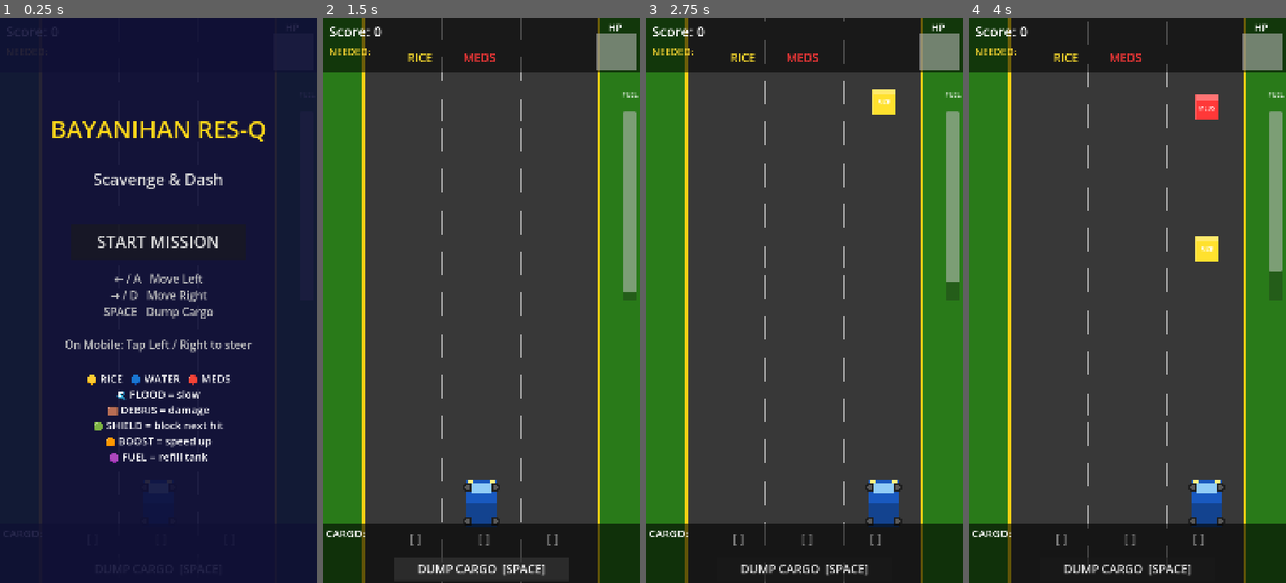
Above: before the commit, frames 1-4 (left to right).
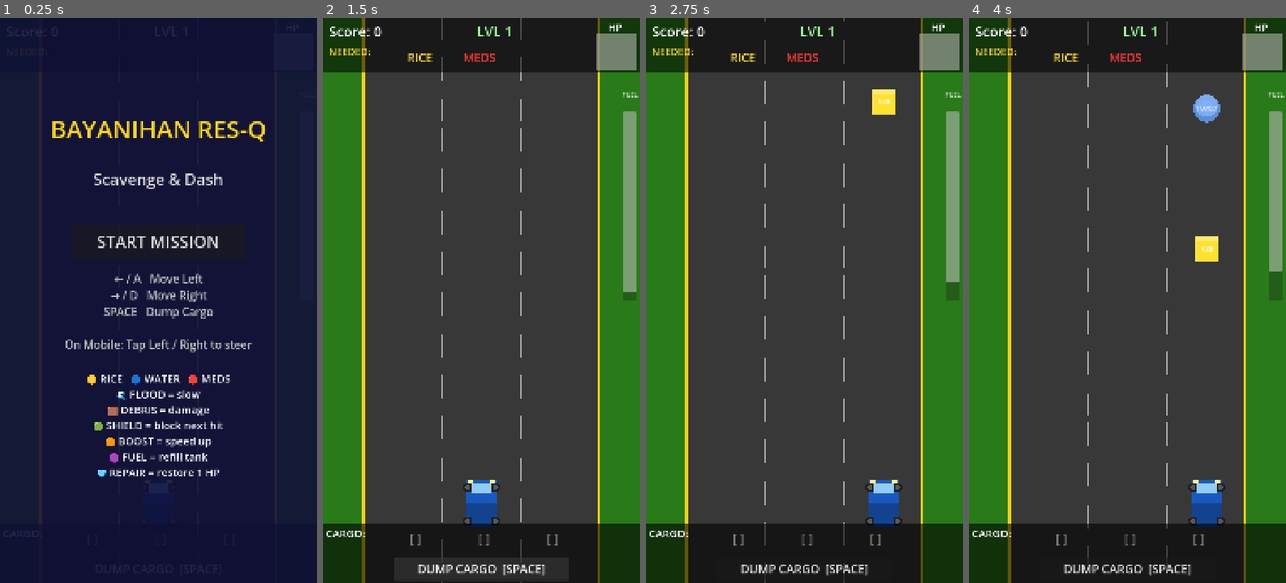
Above: after the commit, the same moments.

Repository: HoplyXD/bayanihan-res-q
Game: Godot game, scene res://main.tscn
Two runs of this game, one before a commit and one after it. Both use one fixed random seed, a clock stepped at 60 frames per second and the inputs below.
Inputs (mouse positions are in pixels of both pictures, inside the frame that each line leads up to):
- Up to frame 1 (0.25 s): no input
- Up to frame 2 (1.5 s): click "START MISSION" at 0.5 s; click "DUMP CARGO [SPACE]" at 1.25 s
- Up to frame 3 (2.75 s): tap Enter at 2 s; move the mouse to (874, 272) at 2.02 s; hold D from 2.03 s (still down); click (874, 272) at 2.17 s; tap Space at 2.27 s
- Up to frame 4 (4 s): move the mouse to (1064, 328) at 2.77 s; release D at 2.78 s; hold A 2.78-3.53 s; click (1064, 328) at 2.92 s; tap Space at 3.02 s; move the mouse to (1159, 176) at 3.52 s; hold D from 3.53 s (still down); click (1159, 176) at 3.67 s

The runs differ from the first frame. In frame 1, 0.2% of the frame differs, in the area x 30-70%, y 80-82%; in frame 2, less than 0.1%; in frame 3, less than 0.1%; in frame 4, 0.4%, in the area x 48-80%, y 1-19%.

Commit message:
Add level system, combo scoring, REPAIR_KIT, high score, block-hit feedback
- Level system: every 3 demand deliveries advance the level; fuel drain
  increases per level; hazard/block spawn weights scale up each level;
  LVL label shown in HUD.
- Combo scoring: consecutive resource pickups earn +4 pts per combo tier
  (capped at x5); hazard/block hits reset combo; combo label shown in HUD.
- REPAIR_KIT powerup (cyan cross item): restores 1 durability, weight 6;
  added to ItemType enum, spawner weights, and legend.
- High score: persisted to user://save.cfg via ConfigFile; shown on game
  over screen.
- Block-hit feedback: truck flashes red + shake tween on block hit; red
  screen-flash overlay in HUD; durability bar pulses red.
- Fuel warning: pulsing red animation on fuel bar when below 25%.
- Delivery banner: centred on-screen banner for deliveries and level-ups.
- Fuel drops increased from 5% to ~12% spawn weight.

Co-authored-by: Copilot <223556219+Copilot@users.noreply.github.com>

Diff:
--- a/project.godot
+++ b/project.godot
@@ -25,7 +25,6 @@
 window/size/viewport_height=1920
 window/size/resizable=false
 window/stretch/mode="canvas_items"
-window/stretch/aspect="keep"
 
 [physics]
 
--- a/scenes/ui/hud.tscn
+++ b/scenes/ui/hud.tscn
@@ -18,10 +18,32 @@
 [node name="ScoreLabel" type="Label" parent="."]
 offset_left = 20.0
 offset_top = 12.0
-offset_right = 400.0
+offset_right = 380.0
 offset_bottom = 80.0
 text = "Score: 0"
 theme_override_font_sizes/font_size = 48
+
+; ── Level (top-centre) ────────────────────────────────────────────────────
+[node name="LevelLabel" type="Label" parent="."]
+offset_left = 390.0
+offset_top = 12.0
+offset_right = 780.0
+offset_bottom = 80.0
+text = "LVL 1"
+theme_override_font_sizes/font_size = 48
+horizontal_alignment = 1
+theme_override_colors/font_color = Color(0.6, 1.0, 0.6, 1.0)
+
+; ── Combo (below top bar, left) ───────────────────────────────────────────
+[node name="ComboLabel" type="Label" parent="."]
+offset_left = 20.0
+offset_top = 192.0
+offset_right = 520.0
+offset_bottom = 250.0
+text = ""
+theme_override_font_sizes/font_size = 36
+theme_override_colors/font_color = Color(1.0, 0.85, 0.1, 1.0)
+visible = false
 
 ; ── "NEED:" title ─────────────────────────────────────────────────────────
 [node name="DemandTitle" type="Label" parent="."]
@@ -162,6 +184,27 @@
 text = "DUMP CARGO  [SPACE]"
 theme_override_font_sizes/font_size = 40
 
+; ── Full-screen hit flash overlay (normally transparent) ──────────────────
+[node name="HitFlash" type="ColorRect" parent="."]
+offset_left = 0.0
+offset_top = 0.0
+offset_right = 1080.0
+offset_bottom = 1920.0
+color = Color(1.0, 0.0, 0.0, 0.0)
+mouse_filter = 2
+
+; ── Banner label (centred mid-screen for level/delivery messages) ──────────
+[node name="BannerLabel" type="Label" parent="."]
+offset_left = 80.0
+offset_top = 800.0
+offset_right = 1000.0
+offset_bottom = 960.0
+text = ""
+theme_override_font_sizes/font_size = 72
+horizontal_alignment = 1
+vertical_alignment = 1
+visible = false
+
 ; ============================================================
 ; START PANEL
 ; ============================================================
@@ -215,7 +258,7 @@
 offset_top = 1200.0
 offset_right = 1020.0
 offset_bottom = 1560.0
-text = "🟡 RICE   🔵 WATER   🔴 MEDS\n🌊 FLOOD = slow\n🟫 DEBRIS = damage\n🟢 SHIELD = block next hit\n🟠 BOOST = speed up\n🟣 FUEL = refill tank"
+text = "🟡 RICE   🔵 WATER   🔴 MEDS\n🌊 FLOOD = slow\n🟫 DEBRIS = damage\n🟢 SHIELD = block next hit\n🟠 BOOST = speed up\n🟣 FUEL = refill tank\n🩵 REPAIR = restore 1 HP"
 theme_override_font_sizes/font_size = 36
 horizontal_alignment = 1
 
@@ -260,6 +303,16 @@
 horizontal_alignment = 1
 theme_override_colors/font_color = Color(1.0, 0.85, 0.1, 1.0)
 
+[node name="HighScoreLabel" type="Label" parent="GameOverPanel"]
+offset_left = 140.0
+offset_top = 998.0
+offset_right = 940.0
+offset_bottom = 1080.0
+text = "Best: 0"
+theme_override_font_sizes/font_size = 46
+horizontal_alignment = 1
+theme_override_colors/font_color = Color(0.6, 1.0, 0.6, 1.0)
+
 [node name="RestartButton" type="Button" parent="GameOverPanel"]
 offset_left = 240.0
 offset_top = 1040.0
--- a/scripts/autoload/game_manager.gd
+++ b/scripts/autoload/game_manager.gd
@@ -19,6 +19,8 @@
 signal fuel_changed(fuel: float)
 signal speed_changed(speed: float)
 signal demand_updated(demand: Array)
+signal level_up(level: int)
+signal combo_changed(combo: int)
 
 # ---------------------------------------------------------------------------
 # Constants
@@ -28,10 +30,12 @@
 const BASE_SPEED: float    = 400.0
 const MAX_SPEED: float     = 900.0
 const SPEED_INCREMENT: float = 20.0
-const FUEL_DRAIN_RATE: float = 4.5   # units/second
+const FUEL_DRAIN_RATE: float = 4.5   # base value
 const FUEL_PICKUP_AMOUNT: float = 40.0
 const HAZARD_SPEED_PENALTY: float = 160.0
 const HAZARD_PENALTY_DURATION: float = 2.0
+const DEMANDS_PER_LEVEL: int = 3
+const FUEL_DRAIN_INCREASE: float = 0.4   # added per level
 
 const RESOURCE_TYPES: Array[String] = ["RICE", "WATER", "MEDS"]
 
@@ -44,8 +48,14 @@
 var game_speed: float = BASE_SPEED
 var fuel: float       = 100.0
 var has_shield: bool  = false
-var inventory: Array  = []          # Array of String
-var current_demand: Array = []      # Array of String
+var inventory: Array  = []
+var current_demand: Array = []
+
+var level: int = 1
+var demands_fulfilled_count: int = 0
+var combo: int = 0
+var high_score: int = 0
+var fuel_drain_rate: float = FUEL_DRAIN_RATE
 
 
 # ---------------------------------------------------------------------------
@@ -53,6 +63,7 @@
 # ---------------------------------------------------------------------------
 func _ready() -> void:
 	randomize()
+	_load_high_score()
 
 
 func _process(delta: float) -> void:
@@ -71,16 +82,25 @@
 	fuel       = 100.0
 	has_shield = false
 	inventory.clear()
+	level                  = 1
+	demands_fulfilled_count = 0
+	combo                  = 0
+	fuel_drain_rate        = FUEL_DRAIN_RATE
 	game_running = true
 	_generate_demand()
 	emit_signal("score_changed",      score)
 	emit_signal("durability_changed", durability)
 	emit_signal("fuel_changed",       fuel)
 	emit_signal("inventory_changed",  inventory)
+	emit_signal("level_up",           level)
+	emit_signal("combo_changed",      combo)
 
 
 func end_game(reason: String) -> void:
 	game_running = false
+	if score > high_score:
+		high_score = score
+		_save_high_score()
 	emit_signal("game_over", reason)
 
 
@@ -91,7 +111,10 @@
 	if inventory.size() >= MAX_INVENTORY:
 		return
 	inventory.append(type)
-	add_score(10)
+	combo += 1
+	var points: int = 10 + (min(combo, 5) - 1) * 4   # 10, 14, 18, 22, 26 max
+	add_score(points)
+	emit_signal("combo_changed", combo)
 	emit_signal("inventory_changed", inventory)
 	emit_signal("resource_collected", type)
 	_check_demand_match()
@@ -108,11 +131,14 @@
 # Hazards & blocks
 # ---------------------------------------------------------------------------
 func on_hazard_hit() -> void:
+	combo = 0
+	emit_signal("combo_changed", combo)
 	emit_signal("hazard_hit")
-	# Speed penalty applied in player.gd via signal
 
 
 func on_block_hit() -> void:
+	combo = 0
+	emit_signal("combo_changed", combo)
 	if has_shield:
 		has_shield = false
 		return
@@ -133,6 +159,9 @@
 		"SPEED_BOOST":
 			game_speed = min(game_speed + 120.0, MAX_SPEED)
 			emit_signal("speed_changed", game_speed)
+		"REPAIR_KIT":
+			durability = min(durability + 1, MAX_DURABILITY)
+			emit_signal("durability_changed", durability)
 	add_score(25)
 	emit_signal("powerup_collected", type)
 
@@ -161,7 +190,7 @@
 # Internal helpers
 # ---------------------------------------------------------------------------
 func _drain_fuel(delta: float) -> void:
-	fuel = max(fuel - FUEL_DRAIN_RATE * delta, 0.0)
+	fuel = max(fuel - fuel_drain_rate * delta, 0.0)
 	emit_signal("fuel_changed", fuel)
 	if fuel <= 0.0:
 		end_game("OUT_OF_FUEL")
@@ -183,7 +212,24 @@
 		remaining.erase(item)
 	if remaining.is_empty():
 		add_score(100)
+		demands_fulfilled_count += 1
 		emit_signal("demand_fulfilled", 0)
 		inventory.clear()
 		emit_signal("inventory_changed", inventory)
+		if demands_fulfilled_count % DEMANDS_PER_LEVEL == 0:
+			level += 1
+			fuel_drain_rate += FUEL_DRAIN_INCREASE
+			emit_signal("level_up", level)
 		_generate_demand()
+
+
+func _load_high_score() -> void:
+	var cfg := ConfigFile.new()
+	if cfg.load("user://save.cfg") == OK:
+		high_score = cfg.get_value("game", "high_score", 0)
+
+
+func _save_high_score() -> void:
+	var cfg := ConfigFile.new()
+	cfg.set_value("game", "high_score", high_score)
+	cfg.save("user://save.cfg")
--- a/scripts/hud.gd
+++ b/scripts/hud.gd
@@ -5,6 +5,8 @@
 
 # ── Top HUD ──────────────────────────────────────────────────────────────
 @onready var score_label:     Label       = $ScoreLabel
+@onready var level_label:     Label       = $LevelLabel
+@onready var combo_label:     Label       = $ComboLabel
 @onready var demand_slots: Array[Label]   = [
 	$DemandContainer/Demand1 as Label,
 	$DemandContainer/Demand2 as Label,
@@ -22,13 +24,18 @@
 @onready var dump_button:   Button = $DumpButton
 @onready var shield_label:  Label  = $ShieldLabel
 
+# ── Overlays ─────────────────────────────────────────────────────────────
+@onready var banner_label:  Label     = $BannerLabel
+@onready var hit_flash:     ColorRect = $HitFlash
+
 # ── Panels ───────────────────────────────────────────────────────────────
-@onready var start_panel:      Control = $StartPanel
-@onready var start_button:     Button  = $StartPanel/StartButton
-@onready var game_over_panel:  Control = $GameOverPanel
-@onready var reason_label:     Label   = $GameOverPanel/ReasonLabel
-@onready var final_score_label:Label   = $GameOverPanel/FinalScoreLabel
-@onready var restart_button:   Button  = $GameOverPanel/RestartButton
+@onready var start_panel:       Control = $StartPanel
+@onready var start_button:      Button  = $StartPanel/StartButton
+@onready var game_over_panel:   Control = $GameOverPanel
+@onready var reason_label:      Label   = $GameOverPanel/ReasonLabel
+@onready var final_score_label: Label   = $GameOverPanel/FinalScoreLabel
+@onready var high_score_label:  Label   = $GameOverPanel/HighScoreLabel
+@onready var restart_button:    Button  = $GameOverPanel/RestartButton
 
 const RESOURCE_COLORS: Dictionary = {
 	"RICE":  Color(1.00, 0.88, 0.18),
@@ -36,9 +43,10 @@
 	"MEDS":  Color(1.00, 0.22, 0.22),
 }
 
+var _fuel_pulse_tween: Tween = null
+
 
 func _ready() -> void:
-	# Connect GameManager signals
 	GameManager.score_changed.connect(_on_score_changed)
 	GameManager.durability_changed.connect(_on_durability_changed)
 	GameManager.fuel_changed.connect(_on_fuel_changed)
@@ -46,15 +54,19 @@
 	GameManager.game_over.connect(_on_game_over)
 	GameManager.powerup_collected.connect(_on_powerup_collected)
 	GameManager.demand_updated.connect(_on_demand_updated)
-
-	# Connect buttons
+	GameManager.level_up.connect(_on_level_up)
+	GameManager.combo_changed.connect(_on_combo_changed)
+	GameManager.block_hit.connect(_on_block_hit_flash)
+	GameManager.demand_fulfilled.connect(_on_demand_fulfilled)
+
 	start_button.pressed.connect(_on_start_pressed)
 	dump_button.pressed.connect(GameManager.dump_cargo)
 	restart_button.pressed.connect(_on_restart_pressed)
 
-	# Initial state
 	game_over_panel.visible = false
 	shield_label.visible    = false
+	banner_label.visible    = false
+	combo_label.visible     = false
 	start_panel.visible     = true
 	_refresh_inventory([])
 	_on_demand_updated([])
@@ -69,14 +81,23 @@
 
 func _on_durability_changed(val: int) -> void:
 	durability_bar.value = val
+	var tw := create_tween()
+	tw.tween_property(durability_bar, "modulate", Color(1.8, 0.3, 0.3), 0.07)
+	tw.tween_property(durability_bar, "modulate", Color.WHITE, 0.4)
 
 
 func _on_fuel_changed(val: float) -> void:
 	fuel_bar.value = val
-	if val < 20.0:
-		fuel_bar.modulate = Color(1.0, 0.3, 0.3)
+	if val < 25.0:
+		if _fuel_pulse_tween == null or not _fuel_pulse_tween.is_running():
+			_fuel_pulse_tween = create_tween().set_loops()
+			_fuel_pulse_tween.tween_property(fuel_bar, "modulate", Color(1.0, 0.1, 0.1), 0.35)
+			_fuel_pulse_tween.tween_property(fuel_bar, "modulate", Color(1.0, 0.65, 0.65), 0.35)
 	else:
-		fuel_bar.modulate = Color(1.0, 1.0, 1.0)
+		if _fuel_pulse_tween:
+			_fuel_pulse_tween.kill()
+			_fuel_pulse_tween = null
+		fuel_bar.modulate = Color.WHITE
 
 
 func _on_inventory_changed(inv: Array) -> void:
@@ -97,18 +118,49 @@
 
 
 func _on_powerup_collected(type: String) -> void:
-	if type == "SHIELD":
-		shield_label.text    = "🛡  SHIELD ACTIVE"
-		shield_label.visible = true
-	elif type == "SPEED_BOOST":
-		shield_label.text    = "⚡ SPEED BOOST!"
-		shield_label.visible = true
-		await get_tree().create_timer(2.0).timeout
-		shield_label.visible = false
+	match type:
+		"SHIELD":
+			shield_label.text    = "🛡  SHIELD ACTIVE"
+			shield_label.visible = true
+		"SPEED_BOOST":
+			shield_label.text    = "⚡ SPEED BOOST!"
+			shield_label.visible = true
+			await get_tree().create_timer(2.0).timeout
+			shield_label.visible = false
+		"REPAIR_KIT":
+			_show_banner("🩵 REPAIRED!", Color(0.10, 0.88, 0.85))
+
+
+func _on_level_up(lvl: int) -> void:
+	level_label.text = "LVL %d" % lvl
+	if lvl > 1:
+		_show_banner("⬆ LEVEL %d" % lvl, Color(0.6, 1.0, 0.6))
+
+
+func _on_combo_changed(combo: int) -> void:
+	if combo >= 2:
+		var heat: float = clampf((combo - 2) / 3.0, 0.0, 1.0)
+		combo_label.add_theme_color_override("font_color",
+				Color(1.0, 0.85 - heat * 0.5, 0.1))
+		combo_label.text    = "x%d COMBO!" % combo
+		combo_label.visible = true
+	else:
+		combo_label.visible = false
+
+
+func _on_demand_fulfilled(_id: int) -> void:
+	_show_banner("✅ DELIVERED! +100", Color(1.0, 0.88, 0.2))
+
+
+func _on_block_hit_flash() -> void:
+	var tw := create_tween()
+	tw.tween_property(hit_flash, "color:a", 0.40, 0.06)
+	tw.tween_property(hit_flash, "color:a", 0.0,  0.40)
 
 
 func _on_game_over(reason: String) -> void:
 	final_score_label.text = "Score: %d" % GameManager.score
+	high_score_label.text  = "Best: %d"  % GameManager.high_score
 	match reason:
 		"TRUCK_BREAKDOWN":
 			reason_label.text = "TRUCK BREAKDOWN!\nYou hit too many obstacles."
@@ -147,5 +199,15 @@
 			slot.remove_theme_color_override("font_color")
 			slot.modulate = Color(0.5, 0.5, 0.5, 1)
 
-	# Flash shield indicator when shield is active
 	shield_label.visible = GameManager.has_shield
+
+
+func _show_banner(text: String, color: Color = Color.WHITE) -> void:
+	banner_label.text    = text
+	banner_label.modulate = Color(color.r, color.g, color.b, 0.0)
+	banner_label.visible = true
+	var tw := create_tween()
+	tw.tween_property(banner_label, "modulate:a", 1.0, 0.25)
+	tw.tween_interval(1.4)
+	tw.tween_property(banner_label, "modulate:a", 0.0, 0.45)
+	tw.tween_callback(func() -> void: banner_label.visible = false)
--- a/scripts/item_base.gd
+++ b/scripts/item_base.gd
@@ -15,6 +15,7 @@
 	POWERUP_SHIELD,
 	POWERUP_SPEED,
 	FUEL,
+	POWERUP_REPAIR,
 }
 
 @export var item_type: ItemType = ItemType.RESOURCE_RICE
@@ -23,14 +24,15 @@
 var collected: bool = false
 
 const ITEM_COLORS: Dictionary = {
-	ItemType.RESOURCE_RICE:   Color(1.00, 0.88, 0.18),   # gold-yellow
-	ItemType.RESOURCE_WATER:  Color(0.18, 0.55, 1.00),   # bright blue
-	ItemType.RESOURCE_MEDS:   Color(1.00, 0.22, 0.22),   # red
-	ItemType.HAZARD:          Color(0.38, 0.62, 0.95, 0.85),  # flood blue
-	ItemType.BLOCK:           Color(0.40, 0.35, 0.28),   # debris brown-grey
-	ItemType.POWERUP_SHIELD:  Color(0.10, 0.95, 0.45),   # bright green
-	ItemType.POWERUP_SPEED:   Color(1.00, 0.48, 0.05),   # orange
-	ItemType.FUEL:            Color(0.80, 0.18, 0.85),   # purple
+	ItemType.RESOURCE_RICE:   Color(1.00, 0.88, 0.18),
+	ItemType.RESOURCE_WATER:  Color(0.18, 0.55, 1.00),
+	ItemType.RESOURCE_MEDS:   Color(1.00, 0.22, 0.22),
+	ItemType.HAZARD:          Color(0.38, 0.62, 0.95, 0.85),
+	ItemType.BLOCK:           Color(0.40, 0.35, 0.28),
+	ItemType.POWERUP_SHIELD:  Color(0.10, 0.95, 0.45),
+	ItemType.POWERUP_SPEED:   Color(1.00, 0.48, 0.05),
+	ItemType.FUEL:            Color(0.80, 0.18, 0.85),
+	ItemType.POWERUP_REPAIR:  Color(0.10, 0.88, 0.85),   # cyan
 }
 
 const ITEM_LABELS: Dictionary = {
@@ -42,6 +44,7 @@
 	ItemType.POWERUP_SHIELD:  "SHIELD",
 	ItemType.POWERUP_SPEED:   "BOOST",
 	ItemType.FUEL:            "FUEL",
+	ItemType.POWERUP_REPAIR:  "REPAIR",
 }
 
 
@@ -88,6 +91,10 @@
 			GameManager.collect_powerup("SPEED_BOOST")
 		ItemType.FUEL:
 			GameManager.collect_fuel()
+		ItemType.POWERUP_REPAIR:
+			GameManager.collect_powerup("REPAIR_KIT")
+			if player.has_method("queue_redraw"):
+				player.queue_redraw()
 
 	queue_free()
 
@@ -132,6 +139,12 @@
 			draw_rect(Rect2(-6,  -60, 12, 8),  col.darkened(0.3))
 			draw_rect(Rect2(-18, -20, 36, 6),  Color(1, 1, 1, 0.4))
 
+		ItemType.POWERUP_REPAIR:
+			# Medical cross
+			draw_rect(Rect2(-46, -18, 92, 36), col)
+			draw_rect(Rect2(-18, -46, 36, 92), col)
+			draw_rect(Rect2(-40, -12, 80, 24), col.lightened(0.3))
+
 		_:
 			# Resources — coloured box with highlight
 			draw_rect(Rect2(-42, -42, 84, 84), col)
--- a/scripts/player.gd
+++ b/scripts/player.gd
@@ -10,9 +10,13 @@
 var target_x: float    = 540.0
 var is_penalized: bool = false
 var penalty_timer: float = 0.0
+var is_hit: bool = false
+var hit_timer: float = 0.0
 
-# Smoothing
+const HIT_FLASH_DURATION: float = 0.45
+
 var _tween: Tween = null
+var _shake_tween: Tween = null
 
 
 func _ready() -> void:
@@ -20,6 +24,7 @@
 	position.y = 1650.0
 	$PickupArea.area_entered.connect(_on_pickup_area_entered)
 	GameManager.hazard_hit.connect(_on_hazard_hit)
+	GameManager.block_hit.connect(_on_block_hit)
 
 
 func _process(delta: float) -> void:
@@ -29,6 +34,11 @@
 		penalty_timer -= delta
 		if penalty_timer <= 0.0:
 			is_penalized = false
+			queue_redraw()
+	if is_hit:
+		hit_timer -= delta
+		if hit_timer <= 0.0:
+			is_hit = false
 			queue_redraw()
 
 
@@ -86,11 +96,29 @@
 	queue_redraw()
 
 
+func _on_block_hit() -> void:
+	is_hit = true
+	hit_timer = HIT_FLASH_DURATION
+	queue_redraw()
+	if _shake_tween:
+		_shake_tween.kill()
+	var origin_x := target_x
+	_shake_tween = create_tween()
+	_shake_tween.tween_property(self, "position:x", origin_x + 26.0, 0.05)
+	_shake_tween.tween_property(self, "position:x", origin_x - 26.0, 0.05)
+	_shake_tween.tween_property(self, "position:x", origin_x + 12.0, 0.04)
+	_shake_tween.tween_property(self, "position:x", origin_x,         0.04)
+
+
 # ---------------------------------------------------------------------------
 # Drawing — simple truck shape using primitives
 # ---------------------------------------------------------------------------
 func _draw() -> void:
-	var body_color := Color(0.10, 0.35, 0.75) if not is_penalized else Color(0.85, 0.25, 0.10)
+	var body_color: Color
+	if is_penalized or is_hit:
+		body_color = Color(0.85, 0.25, 0.10)
+	else:
+		body_color = Color(0.10, 0.35, 0.75)
 
 	# Truck bed (back)
 	draw_rect(Rect2(-50, 0, 100, 80), body_color.darkened(0.25))
--- a/scripts/spawner.gd
+++ b/scripts/spawner.gd
@@ -8,18 +8,22 @@
 
 const SPAWN_INTERVAL_START: float = 1.20
 const SPAWN_INTERVAL_MIN:   float = 0.45
-const INTERVAL_DECREASE:    float = 0.04   # per difficulty tick
-const DIFFICULTY_TICK:      float = 12.0   # seconds between difficulty bumps
+const INTERVAL_DECREASE:    float = 0.04
+const DIFFICULTY_TICK:      float = 12.0
 
 # Spawn weights aligned to ItemBase.ItemType enum order:
-# [RICE, WATER, MEDS, HAZARD, BLOCK, SHIELD, SPEED_BOOST, FUEL]
-const SPAWN_WEIGHTS: Array[int] = [26, 22, 14, 18, 9, 3, 3, 5]
+# [RICE, WATER, MEDS, HAZARD, BLOCK, SHIELD, SPEED_BOOST, FUEL, REPAIR]
+var _spawn_weights: Array[int] = [22, 18, 12, 16, 8, 3, 3, 12, 6]
 
 var _item_scene: PackedScene = preload("res://scenes/items/item.tscn")
 
 var _spawn_timer: float    = 0.0
 var _diff_timer: float     = 0.0
 var _spawn_interval: float = SPAWN_INTERVAL_START
+
+
+func _ready() -> void:
+	GameManager.level_up.connect(_on_level_up)
 
 
 func _process(delta: float) -> void:
@@ -51,12 +55,22 @@
 
 func _weighted_random() -> int:
 	var total: int = 0
-	for w in SPAWN_WEIGHTS:
+	for w in _spawn_weights:
 		total += w
 	var roll: int = randi() % total
 	var cumulative: int = 0
-	for i in SPAWN_WEIGHTS.size():
-		cumulative += SPAWN_WEIGHTS[i]
+	for i in _spawn_weights.size():
+		cumulative += _spawn_weights[i]
 		if roll < cumulative:
 			return i
 	return 0
+
+
+func _on_level_up(lvl: int) -> void:
+	if lvl <= 1:
+		return
+	# Ramp up danger each level; resources diminish slightly
+	_spawn_weights[3] = min(_spawn_weights[3] + 2, 26)   # HAZARD
+	_spawn_weights[4] = min(_spawn_weights[4] + 1, 14)   # BLOCK
+	_spawn_weights[0] = max(_spawn_weights[0] - 2, 10)   # RICE
+	_spawn_weights[1] = max(_spawn_weights[1] - 1, 10)   # WATER
Not shown, added: scripts/autoload/game_manager.gd.uid
Not shown, added: scripts/hud.gd.uid
Not shown, added: scripts/item_base.gd.uid
Not shown, added: scripts/player.gd.uid
Not shown, added: scripts/road_panel.gd.uid
Not shown, added: scripts/road_scroll.gd.uid
Not shown, added: scripts/spawner.gd.uid
